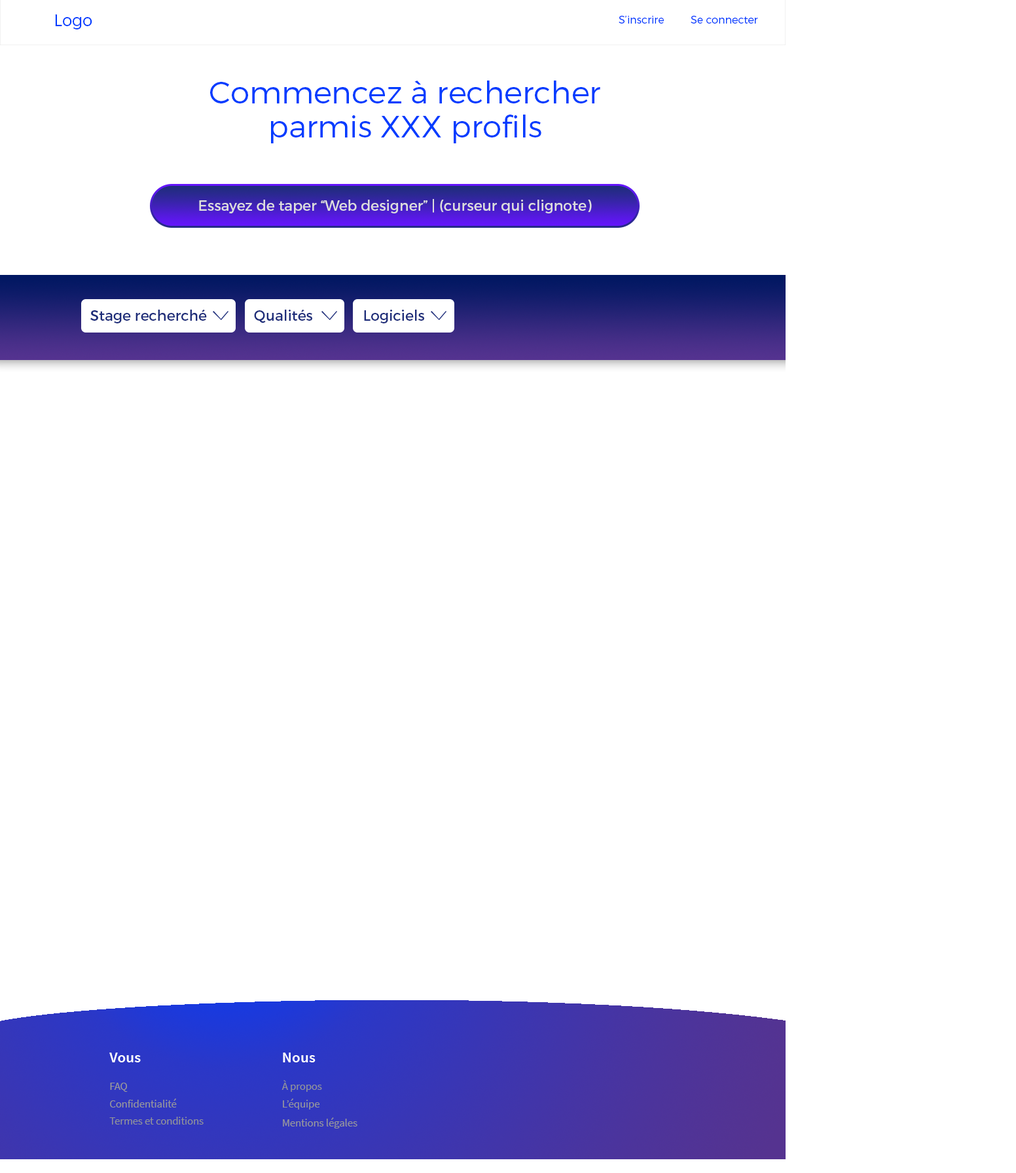
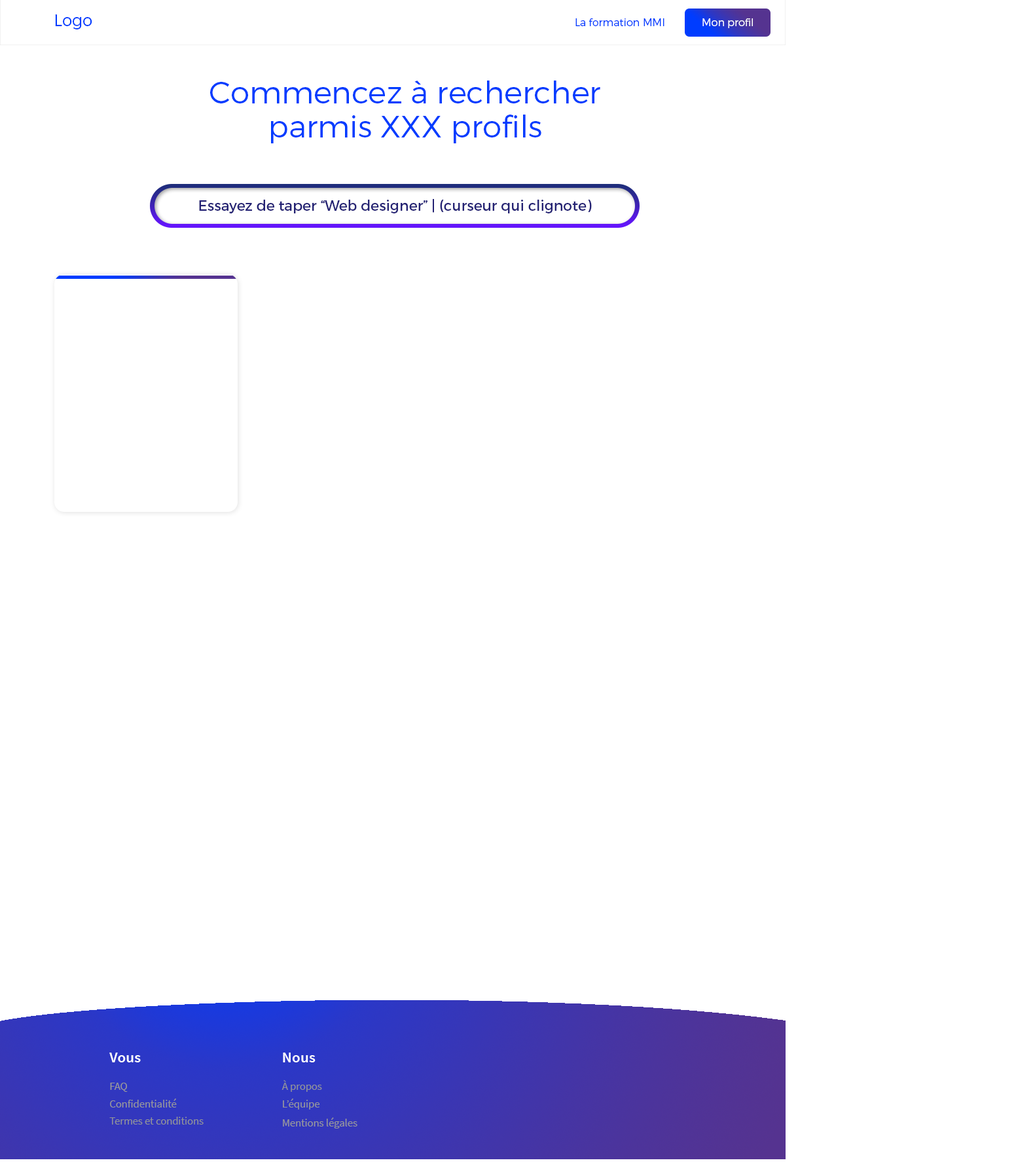
Layers edited between the first and the second 1016 x 1173 image:
renamed "Header sticky" to "Header", moved it above "Haut" over [575, 8, 771, 37]
renamed "S’inscrire" to "La formation MMI", painted on it over [575, 15, 665, 27]
removed layer "Se connecter" from group "Header sticky" over [690, 15, 758, 24]
added group "Bouton profil" with 2 layers in group "Header" over [684, 8, 771, 37]
added layer "Mon profil" in group "Bouton profil" over [702, 18, 753, 29]
added layer "Rectangle arrondi 4" in group "Bouton profil" over [684, 8, 771, 37]
painted on "Essayez de taper “Web designer” | (curseur qui clignote)" over [198, 198, 592, 214]
added layer "Forme 2" in group "Barre de recherche" over [54, 275, 238, 279]
added layer "Rectangle 9" in group "Barre de recherche" over [54, 274, 238, 512]
added layer "Rectangle arrondi 1 copie" in group "Barre de recherche" over [154, 187, 635, 224]
painted on "Rectangle arrondi 1" over [149, 183, 640, 228]
added layer "Rectangle 8" in group "Haut" over [54, 274, 241, 516]
hid group "Critères" (13 layers) over [0, 274, 786, 360]
hid group "Logiciels" (1st of 2, in "Plan de travail 1" › "Haut" › "Critères") (3 layers) over [352, 299, 455, 333]
hid group "Qualités" (1st of 2, in "Plan de travail 1" › "Haut" › "Critères") (3 layers) over [244, 299, 345, 333]
hid group "Stage" (3 layers) over [81, 299, 236, 333]
painted on "Rectangle arrondi 2" over [0, 274, 786, 360]
